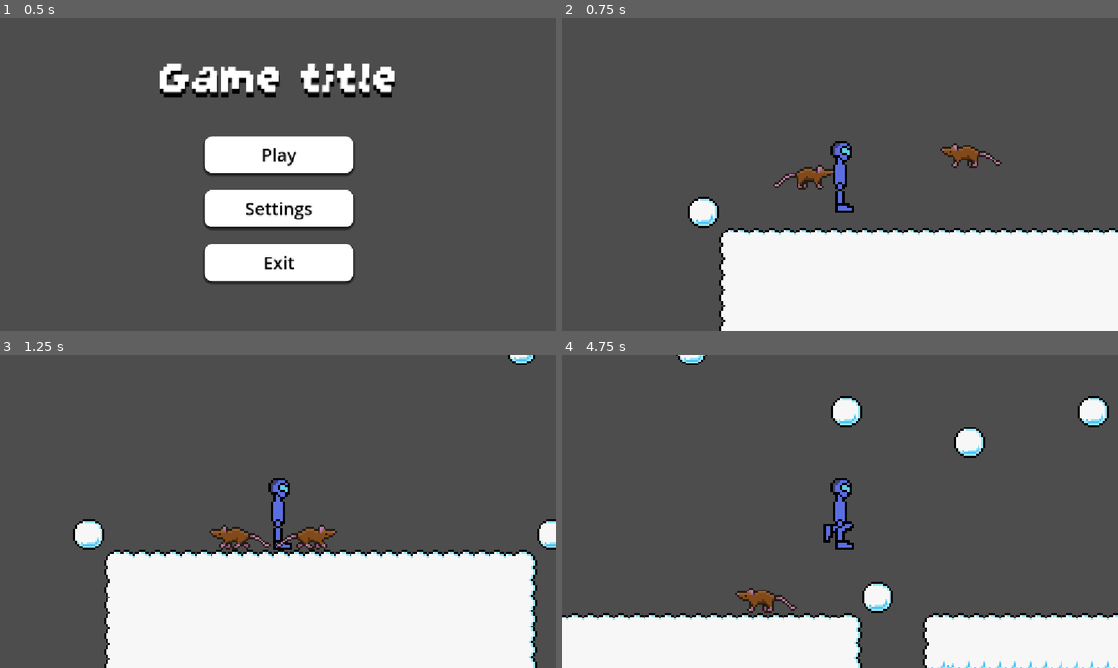
Above: before the commit, frames 1-4 (two rows, left to right).
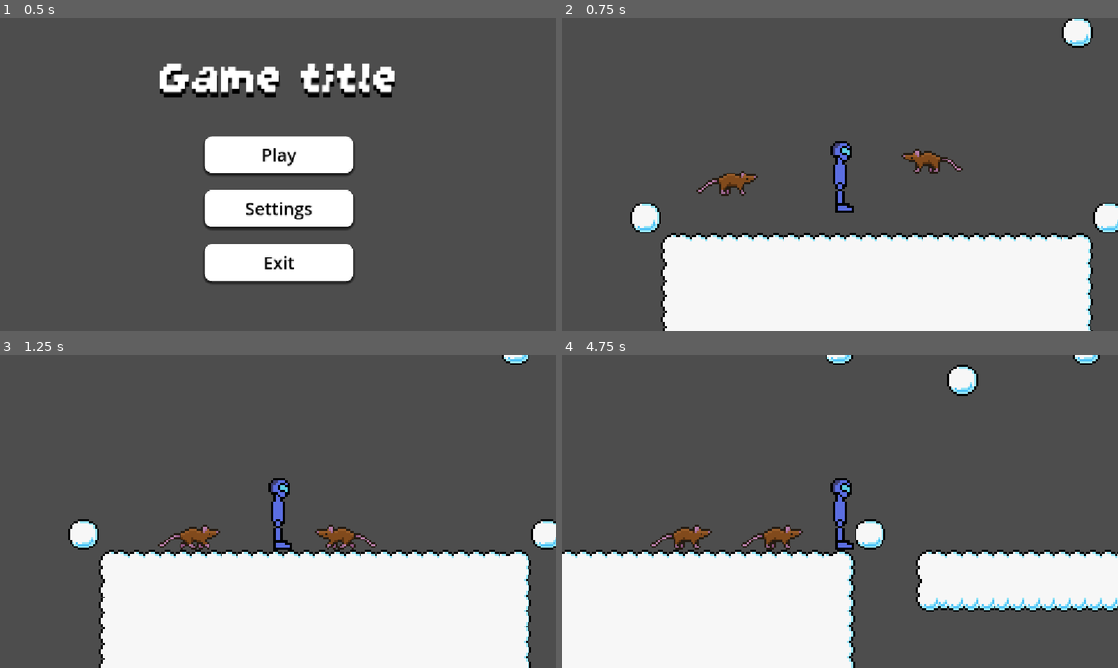
Above: after the commit, the same moments.

Repository: Milo-Griffiths/GameJam-Time
Game: Godot game, scene res://scenes/main.tscn
Same seed, same stepped clock (60 frames per second), same inputs: the game is played once before the commit and once after it. The engine's default icon, where the game draws it, is replaced by a stand-in: a white triangle on a blue panel in a dark square.
Inputs:
- Up to frame 1 (0.5 s): no input
- Up to frame 2 (0.75 s): click "Play" at 0.5 s
- Up to frame 3 (1.25 s): no input
- Up to frame 4 (4.75 s): hold Right (right) 1.28-2.78 s; tap Up (up) at 1.52, 2.27, 3.77, 4.52 s; hold A (left) 2.78-3.53 s; hold Right (right) from 3.53 s (still down)

Frame 1 is identical in both runs. In frame 2, 10% of the frame differs, in the area x 12-100%, y 0-100%; in frame 3, 4.4%; in frame 4, 28%, in the area x 0-100%, y 0-100%.

Commit message:
added rat targeting

Diff:
--- a/assets/scripts/main.gd
+++ b/assets/scripts/main.gd
@@ -4,4 +4,4 @@
 # Called when the node enters the scene tree for the first time.
 func _ready() -> void:
 	var menu = preload("res://scenes/main_menu.tscn")
-	get_tree().change_scene_to_packed(menu)
+	get_tree().remove_(menu)
--- a/assets/scripts/rat.gd
+++ b/assets/scripts/rat.gd
@@ -6,27 +6,43 @@
 var JUMP_VELOCITY = -400.0
 @export
 var startbackwards : bool
+@export
+var target_distance : float
+
 var dir = 1
 
-var ray : RayCast2D
+var wallray : RayCast2D
+var playerray : RayCast2D
 var sprite : AnimatedSprite2D
 
 func _ready() -> void:
-	ray = $WallDetection
+	wallray = $WallDetection
+	playerray = $Playerdetection
 	sprite = $AnimatedSprite2D
 	sprite.play("walk")
 	if startbackwards:
 		flip()
 
-func _process(delta: float) -> void:
-	pass
+func _process(_delta: float) -> void:
+	if playerray.is_colliding():
+		print("ow")
 
 func _physics_process(delta: float) -> void:
-	# Add the gravity.
+	#target player
+	var player: CharacterBody2D = get_tree().get_root().get_node("Level1").get_node("player")
+	var target : float = (player.position- position).normalized().x
+
+	var distance = player.position.distance_to(position)
+	if distance < target_distance:
+		if target > 0 and dir == -1:
+			flip()
+		elif target < 0 and dir == 1:
+			flip()
+
 	if not is_on_floor():
 		velocity += get_gravity() * delta
 
-	if ray.is_colliding():
+	if wallray.is_colliding():
 		flip()
 
 	if dir:
@@ -35,9 +51,12 @@
 		velocity.x = move_toward(velocity.x, 0, SPEED)
 
 	move_and_slide()
+
+
+
 func flip():
 	dir = dir *-1
-	ray.scale.x = ray.scale.x * -1
+	wallray.scale.x = wallray.scale.x * -1
 	if dir == -1:
 		sprite.flip_h = true
 	else:
--- a/scenes/Enemies/rat.tscn
+++ b/scenes/Enemies/rat.tscn
@@ -57,7 +57,10 @@
 
 [node name="Rat" type="CharacterBody2D" unique_id=2127364585]
 scale = Vector2(4, 4)
+collision_layer = 4
 script = ExtResource("1_cmn6w")
+SPEED = 100.0
+target_distance = 200.0
 
 [node name="CollisionShape2D" type="CollisionShape2D" parent="." unique_id=1868381522]
 rotation = 1.5707964
@@ -71,7 +74,7 @@
 
 [node name="WallDetection" type="RayCast2D" parent="." unique_id=390985785]
 target_position = Vector2(15, 0)
-collision_mask = 13
+collision_mask = 9
 
 [node name="Playerdetection" type="RayCast2D" parent="." unique_id=773509831]
 target_position = Vector2(15, 0)
--- a/scenes/levels/Level1.tscn
+++ b/scenes/levels/Level1.tscn
@@ -6895,6 +6895,7 @@
 tile_set = SubResource("TileSet_sgp6g")
 
 [node name="player" parent="." unique_id=1097559639 instance=ExtResource("2_j08sa")]
+position = Vector2(242.99998, -11.999999)
 scale = Vector2(5, 5)
 
 [node name="SceneLoader" type="Node2D" parent="." unique_id=2142079014]
--- a/scenes/player.tscn
+++ b/scenes/player.tscn
@@ -247,7 +247,7 @@
 }]
 
 [sub_resource type="RectangleShape2D" id="RectangleShape2D_t1b08"]
-size = Vector2(9, 30)
+size = Vector2(10, 30)
 
 [node name="player" type="CharacterBody2D" unique_id=1097559639]
 collision_layer = 2
@@ -261,7 +261,7 @@
 frame_progress = 0.7160638
 
 [node name="CollisionShape2D" type="CollisionShape2D" parent="." unique_id=490317715]
-position = Vector2(0.5, 1)
+position = Vector2(1, 1)
 shape = SubResource("RectangleShape2D_t1b08")
 
 [node name="Camera2D" type="Camera2D" parent="." unique_id=980265435]
